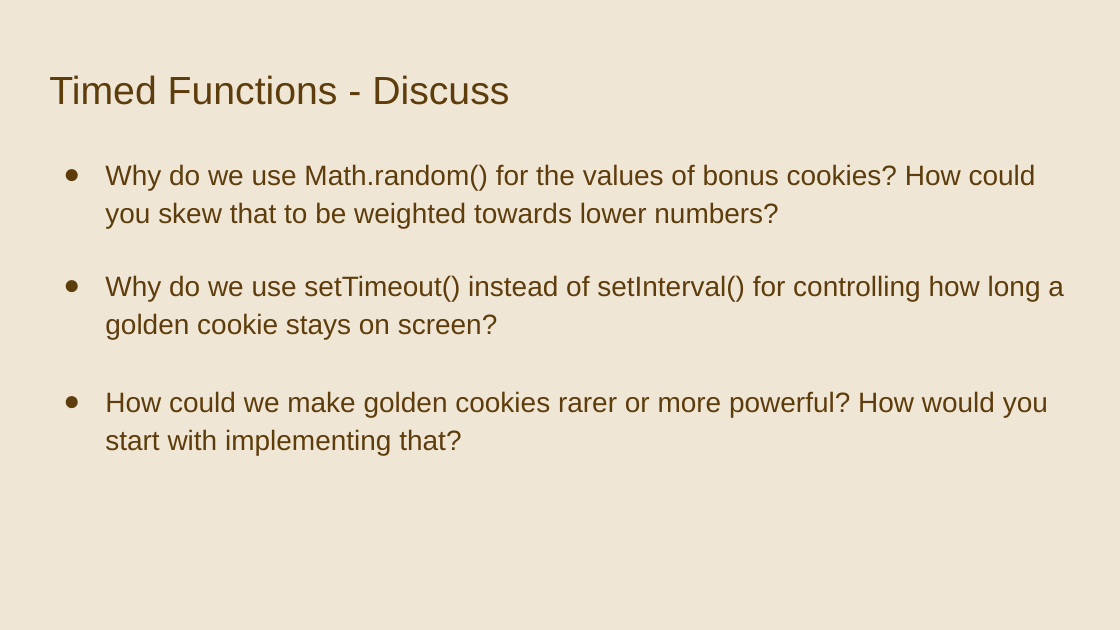
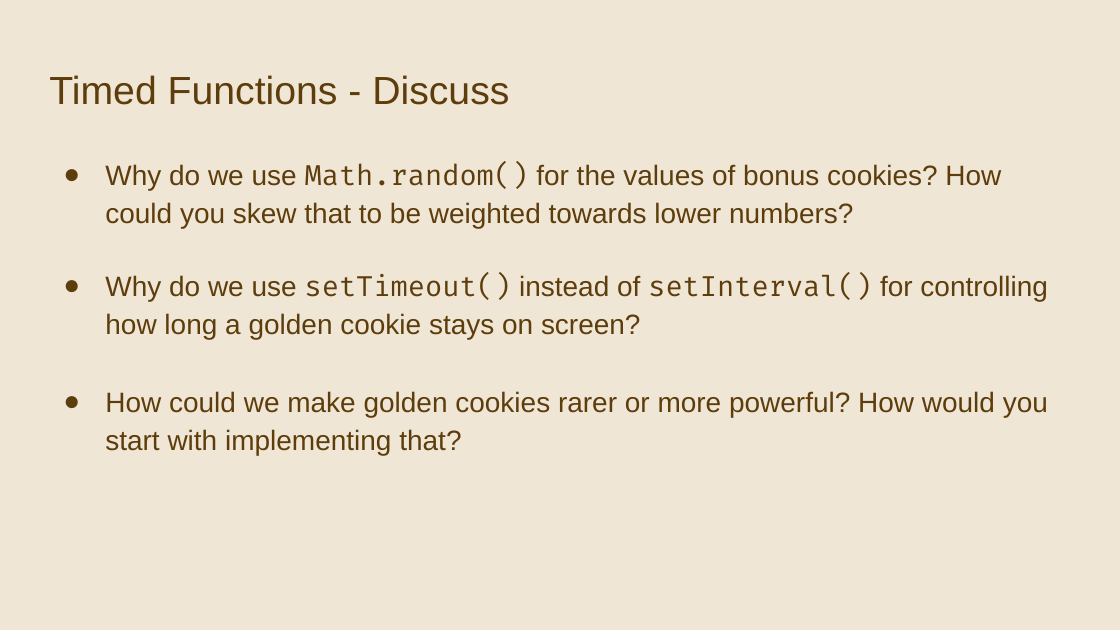
Before and after one commit to adamchpnm/cookieLearn, a slide deck: slide 26 of Cookie Clicker.pptx. Drawn at 1120x630 pixels with LibreOffice and Linux fonts; fonts in the diff are those of the drawing. Boxes give left, top, right and bottom in pixels: in the first picture for what was removed or moved away, otherwise in the second. Text is boxed around its words. In the diff, an @@ line names an element or a change of style, - is before the commit and + after.

```diff
--- a/Cookie Clicker.pptx
+++ b/Cookie Clicker.pptx
@@ text at (x1=105, y1=163, x2=1048, y2=340): font Arial to Fira Code in "Math.random()", "setTimeout() setInterval()" @@
```
Also in this commit, not shown: 2 other slides changed, 4 other files.
